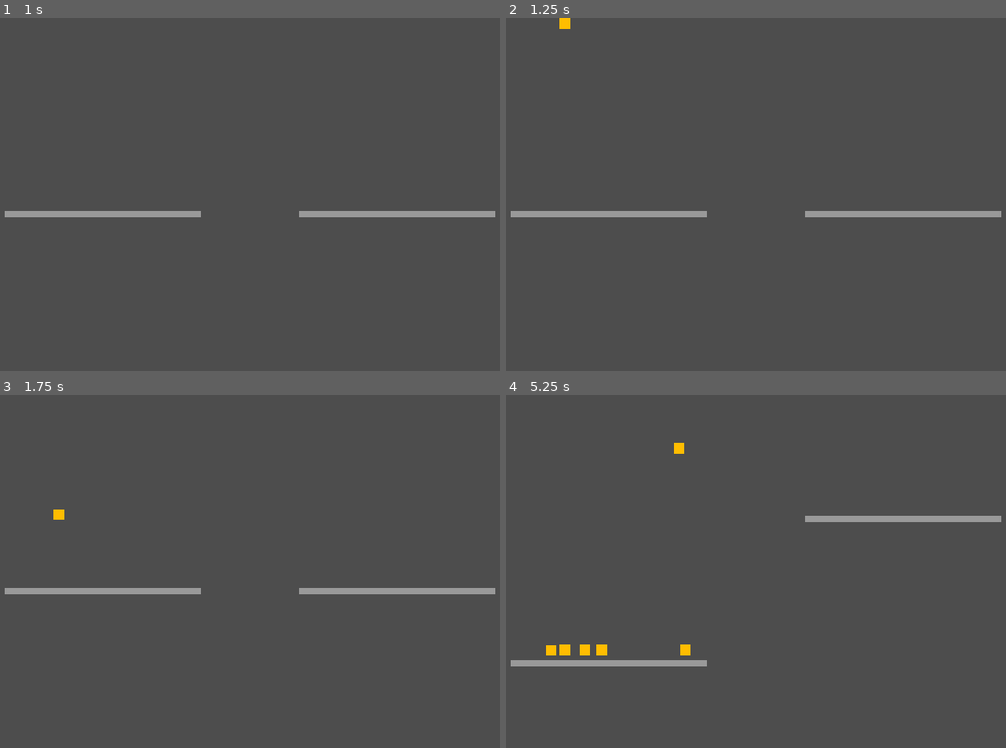
Above: before the commit, frames 1-4 (two rows, left to right).
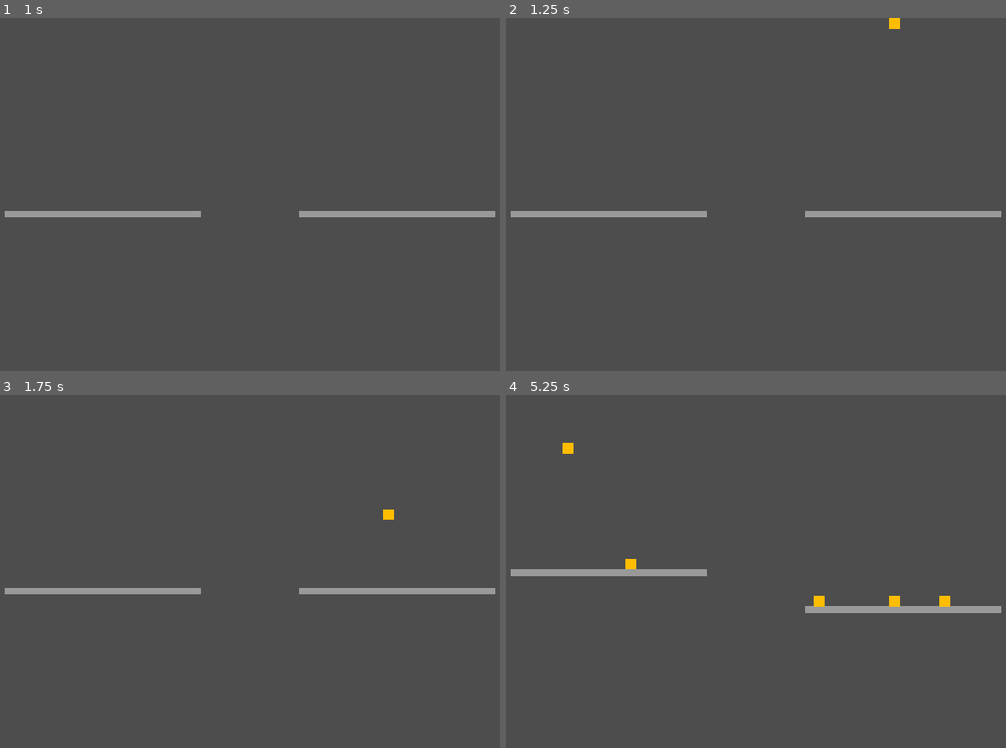
Above: after the commit, the same moments.

Repository: njamster/gmtk_jam_2024
Game: Godot game, scene res://screens/game.tscn
The game is run twice, just before and just after one commit, with the same random seed, the same clock (stepped at 60 frames per second) and the same inputs.
Inputs (mouse positions are in pixels of both pictures, inside the frame that each line leads up to):
- Up to frame 1 (1 s): tap Enter at 0.5 s; move the mouse to (390, 176) at 0.52 s; hold Right (walk_right) from 0.53 s (still down); click (390, 176) at 0.67 s; tap Space (jump) at 0.77 s
- Up to frame 2 (1.25 s): keep holding Right (walk_right)
- Up to frame 3 (1.75 s): keep holding Right (walk_right); move the mouse to (125, 589) at 1.27 s; click (125, 589) at 1.42 s; tap Space (jump) at 1.52 s
- Up to frame 4 (5.25 s): move the mouse to (821, 493) at 2.02 s; release Right (walk_right) at 2.03 s; hold Left (walk_left) 2.03-2.78 s; click (821, 493) at 2.17 s; move the mouse to (726, 642) at 2.77 s; hold Right (walk_right) 2.78-4.28 s; click (726, 642) at 2.92 s; tap Space (jump) at 3.02, 3.77, 4.52 s; move the mouse to (946, 624) at 3.52 s; click (946, 624) at 3.67 s; move the mouse to (566, 518) at 4.27 s; hold Left (walk_left) 4.28-5.03 s; click (566, 518) at 4.42 s; move the mouse to (786, 571) at 5.02 s; hold Right (walk_right) from 5.03 s (still down); click (786, 571) at 5.17 s

Frame 1 is identical in both runs. In frame 2, 0.1% of the frame differs, in the area x 10-79%, y 0-4%; in frame 3, 0.1%; in frame 4, 3.7%, in the area x 0-100%, y 13-77%.

Commit message:
Spawn boxes at the mouse cursor's x-position

Diff:
--- a/screens/game.gd
+++ b/screens/game.gd
@@ -5,15 +5,10 @@
 
 
 func _input(event: InputEvent) -> void:
-	if event is InputEventMouseButton and event.is_released():
-		if event.button_index == MOUSE_BUTTON_LEFT:
+	if event is InputEventMouseButton and event.button_index == MOUSE_BUTTON_LEFT:
+		if event.is_released():
 			var block := BASIC_BLOCK.instantiate()
-			block.global_position.x = randf_range(242, 778)
-			block.global_position.y = -100
-			$Blocks.add_child(block)
-		if event.button_index == MOUSE_BUTTON_RIGHT:
-			var block := BASIC_BLOCK.instantiate()
-			block.global_position.x = randf_range(1142, 1678)
+			block.global_position.x = event.global_position.x
 			block.global_position.y = -100
 			$Blocks.add_child(block)
 
